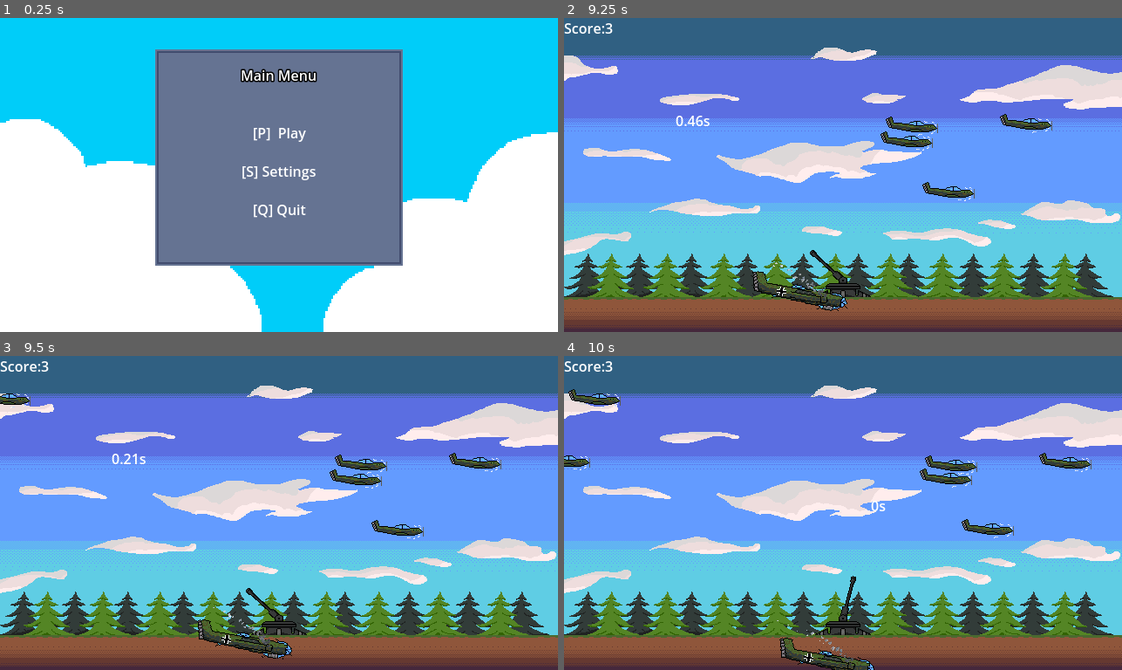
Above: before the commit, frames 1-4 (two rows, left to right).
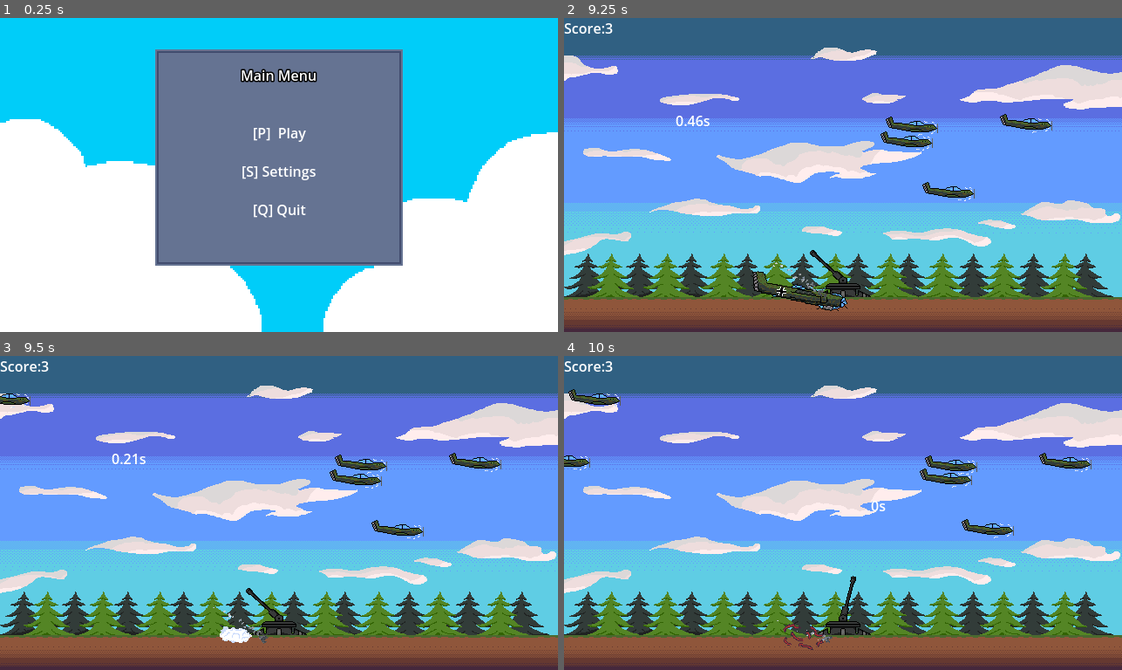
Above: after the commit, the same moments.

Repository: knyaz26/AA-Defence
Game: Godot game, scene res://game/main_menu/main_menu.tscn
The game is run twice, just before and just after one commit, with the same random seed, the same clock (stepped at 60 frames per second) and the same inputs.
Inputs (mouse positions are in pixels of both pictures, inside the frame that each line leads up to):
- Up to frame 1 (0.25 s): no input
- Up to frame 2 (9.25 s): click "[P] Play" at 0.5 s; tap Enter at 1.25, 2.1, 5.85 s; move the mouse to (815, 237) at 1.27 s; click (815, 237) at 1.35 s; move the mouse to (1010, 222) at 2.02 s; move the mouse to (675, 127) at 2.77 s; hold S 2.78-5.03 s; tap F at 2.85, 6.6 s; move the mouse to (870, 175) at 3.52 s; tap P at 3.6 s; click (870, 175) at 3.67 s; move the mouse to (759, 96) at 4.27 s; hold Q 4.28-5.03 s; move the mouse to (965, 159) at 5.02 s; click (965, 159) at 5.1 s; move the mouse to (731, 190) at 5.77 s; click (731, 190) at 5.92 s; move the mouse to (898, 105) at 6.52 s; move the mouse to (815, 237) at 7.27 s; hold P 7.28-8.03 s; move the mouse to (1010, 222) at 8.02 s; tap Q at 8.1 s; click (1010, 222) at 8.17 s; move the mouse to (675, 127) at 8.77 s; hold S from 8.78 s (still down); click (675, 127) at 8.85 s
- Up to frame 3 (9.5 s): keep holding S
- Up to frame 4 (10 s): keep holding S; move the mouse to (870, 513) at 9.52 s; tap Enter at 9.6 s

Frames 1-2 are identical in both runs. In frame 3, 0.9% of the frame differs, in the area x 35-53%, y 83-97%; in frame 4, 0.8%.

Commit message:
added crushed state for bomber

Diff:
--- a/game/bomber/bomber.gd
+++ b/game/bomber/bomber.gd
@@ -3,6 +3,8 @@
 var mode
 var dead = false
 @onready var effect_damage: CPUParticles2D = $effect_damage
+@onready var plane: AnimatedSprite2D = $AnimatedSprite2D
+@onready var plane_explosion: AnimatedSprite2D = $AnimatedSprite2D2
 
 func _ready() -> void:
 	gravity_scale = 0
@@ -10,11 +12,14 @@
 
 func _process(delta: float) -> void:
 	check_for_arena_exited()
+	check_for_crash()
 	match mode:
 		"fly":
 			fly()
 		"fall":
 			fall()
+		"crushed":
+			crush()
 
 func fly():
 	position.x += 0.7
@@ -37,3 +42,15 @@
 	mode = "fall"
 	dead = true
 	effect_damage.visible = true
+
+func check_for_crash():
+	if position.y > 320:
+		mode = "crushed"
+
+func crush():
+	plane_explosion.visible = true
+	plane.visible = false
+	plane_explosion.play("explosion")
+
+func _on_animated_sprite_2d_2_animation_finished() -> void:
+	queue_free()
--- a/game/bomber/bomber.tscn
+++ b/game/bomber/bomber.tscn
@@ -1,9 +1,17 @@
-[gd_scene load_steps=9 format=3 uid="uid://c5ibovjel713g"]
+[gd_scene load_steps=18 format=3 uid="uid://c5ibovjel713g"]
 
 [ext_resource type="Script" path="res://game/bomber/bomber.gd" id="1_md0hl"]
 [ext_resource type="Texture2D" uid="uid://bwhk3ig1drq40" path="res://game/bomber/bomber1.png" id="2_qnmaf"]
 [ext_resource type="Texture2D" uid="uid://5kfb2oa4yqmy" path="res://game/bomber/bomber2.png" id="3_mfk1v"]
 [ext_resource type="Texture2D" uid="uid://3i3hult7srtp" path="res://game/plane/smoke.png" id="4_x0ydy"]
+[ext_resource type="Texture2D" uid="uid://bigc078bcnond" path="res://game/plane_explosion/plane_explosion1.png" id="5_ftsdp"]
+[ext_resource type="Texture2D" uid="uid://bsyt8ewyide4h" path="res://game/plane_explosion/plane_explosion2.png" id="6_qeu4l"]
+[ext_resource type="Texture2D" uid="uid://ctpbrq5n4uyfe" path="res://game/plane_explosion/plane_explosion3.png" id="7_keijw"]
+[ext_resource type="Texture2D" uid="uid://bd56sp6ivhuix" path="res://game/plane_explosion/plane_explosion4.png" id="8_v0bbf"]
+[ext_resource type="Texture2D" uid="uid://cjo263am6pwa2" path="res://game/plane_explosion/plane_explosion5.png" id="9_0yr8n"]
+[ext_resource type="Texture2D" uid="uid://cdb0ud6rp01kr" path="res://game/plane_explosion/plane_explosion6.png" id="10_wev4o"]
+[ext_resource type="Texture2D" uid="uid://dghx3uhwldy05" path="res://game/plane_explosion/plane_explosion7.png" id="11_hqwnq"]
+[ext_resource type="Texture2D" uid="uid://cqtexjvbdo2fv" path="res://game/plane_explosion/plane_explosion8.png" id="12_1jret"]
 
 [sub_resource type="SpriteFrames" id="SpriteFrames_0wysx"]
 animations = [{
@@ -28,6 +36,38 @@
 
 [sub_resource type="Gradient" id="Gradient_kv6sa"]
 colors = PackedColorArray(0.306923, 0.306923, 0.306923, 1, 1, 1, 1, 0.827451)
+
+[sub_resource type="SpriteFrames" id="SpriteFrames_oe01h"]
+animations = [{
+"frames": [{
+"duration": 1.0,
+"texture": ExtResource("5_ftsdp")
+}, {
+"duration": 1.0,
+"texture": ExtResource("6_qeu4l")
+}, {
+"duration": 1.0,
+"texture": ExtResource("7_keijw")
+}, {
+"duration": 1.0,
+"texture": ExtResource("8_v0bbf")
+}, {
+"duration": 1.0,
+"texture": ExtResource("9_0yr8n")
+}, {
+"duration": 1.0,
+"texture": ExtResource("10_wev4o")
+}, {
+"duration": 1.0,
+"texture": ExtResource("11_hqwnq")
+}, {
+"duration": 1.0,
+"texture": ExtResource("12_1jret")
+}],
+"loop": false,
+"name": &"explosion",
+"speed": 10.0
+}]
 
 [node name="Node2D" type="RigidBody2D"]
 script = ExtResource("1_md0hl")
@@ -65,4 +105,10 @@
 scale_amount_curve = SubResource("Curve_7mhrq")
 color_ramp = SubResource("Gradient_kv6sa")
 
+[node name="AnimatedSprite2D2" type="AnimatedSprite2D" parent="."]
+visible = false
+sprite_frames = SubResource("SpriteFrames_oe01h")
+animation = &"explosion"
+
 [connection signal="body_entered" from="Area2D" to="." method="_on_area_2d_body_entered"]
+[connection signal="animation_finished" from="AnimatedSprite2D2" to="." method="_on_animated_sprite_2d_2_animation_finished"]
--- a/game/plane/plane.gd
+++ b/game/plane/plane.gd
@@ -52,6 +52,5 @@
 	plane.visible = false
 	plane_explosion.play("explosion")
 
-
 func _on_plane_explosion_animation_finished() -> void:
 	queue_free()
